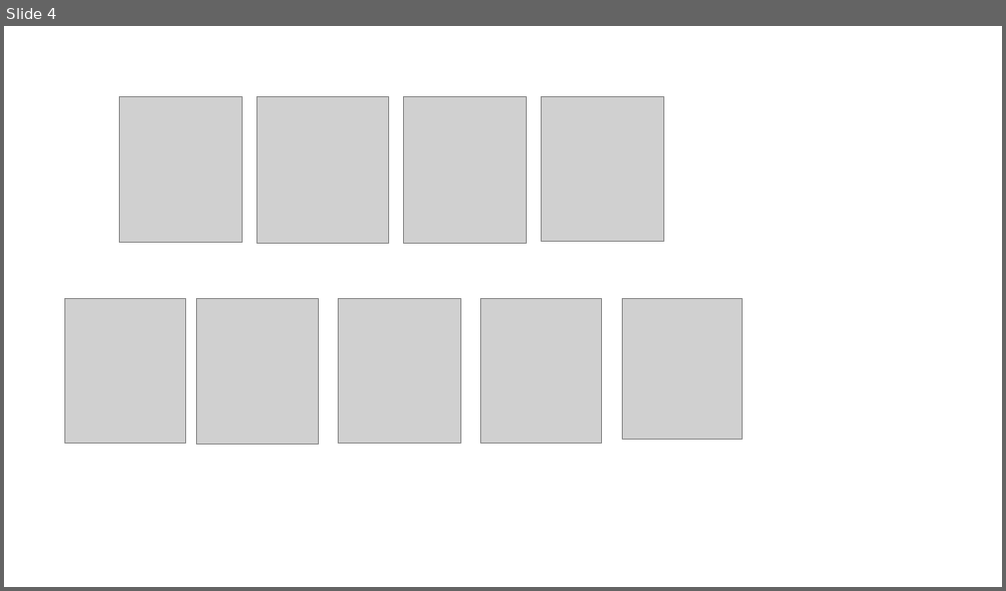
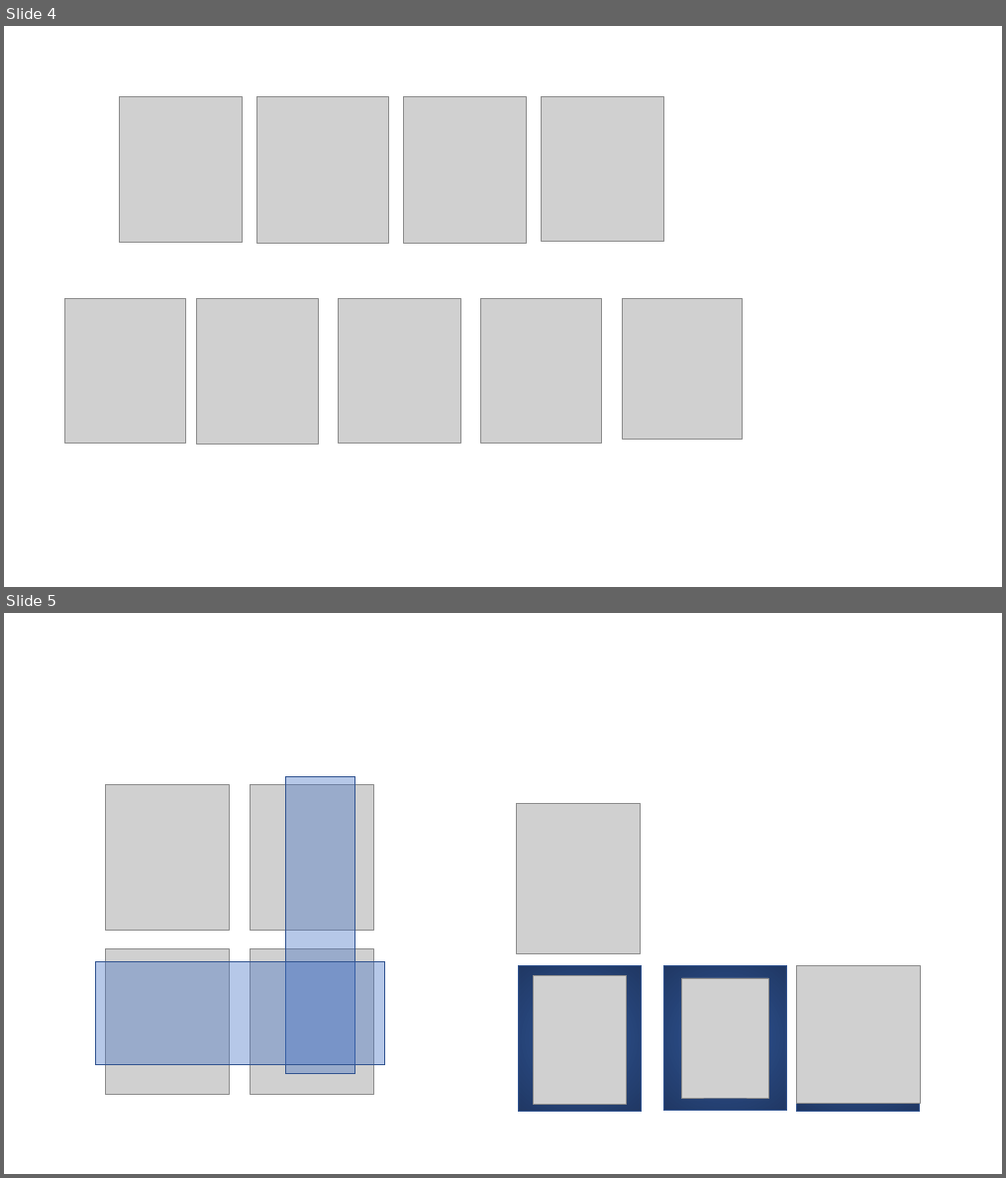
Before and after one commit to umich-brcf-bioinf/2022-08-08-umich-rnaseq-demystified, a slide deck: source/images/source/RSD_workshop_intro.pptx. Shown one above the other, each under a label of ours: slide 4 before the commit, slides 4 and 5 after it. The pictures are 1006x591 and 1006x1178 pixels, drawn with LibreOffice and Linux fonts; fonts in the diff are those of the drawing; grey boxes stand for pictures. Boxes give left, top, right and bottom in pixels: in the first picture for what was removed or moved away, otherwise in the second. Text is boxed around its words. In the diff, an @@ line names an element or a change of style, - is before the commit and + after.

```diff
--- a/source/images/source/RSD_workshop_intro.pptx
+++ b/source/images/source/RSD_workshop_intro.pptx
@@ slide 5 added at (4,613,1002,1174), background #FFFFFF @@
@@ picture added at (106,785,230,931) @@
@@ picture added at (251,785,374,931) @@
@@ rectangle added at (285,777,355,1073), fill #4472C4 at 39% opacity, outline #325491 1 pt @@
@@ picture added at (517,803,641,954) @@
@@ rectangle added at (96,961,385,1065), fill #4472C4 at 39% opacity, outline #325491 1 pt @@
@@ picture added at (106,950,230,1095) @@
@@ picture added at (251,950,374,1094) @@
@@ rectangle added at (519,966,642,1112), fill gradient #2F5597 to #203864, outline #325491 1 pt @@
@@ rectangle added at (663,965,787,1111), fill gradient #2F5597 to #203864, outline #325491 1 pt @@
@@ rectangle added at (797,966,921,1112), fill gradient #2F5597 to #203864, outline #325491 1 pt @@
@@ picture added at (797,965,921,1104) @@
@@ picture added at (534,976,626,1105) @@
@@ picture added at (682,978,769,1098) @@
```
Also in this commit, not shown: 1 slide changed, 1 other slide added, 1 slide removed, 48 other files.
